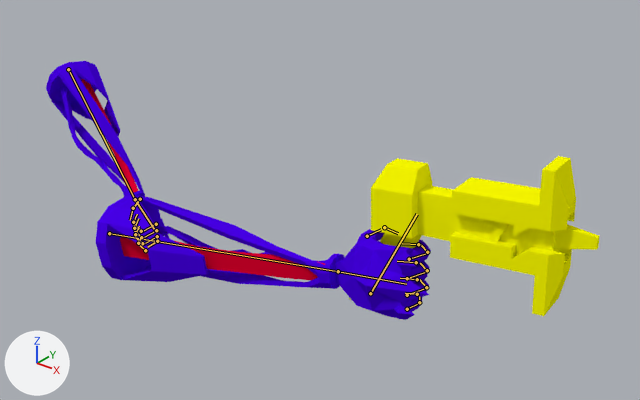
An edit to the Blender file Badass_Upgrade/DESIGN/GrupoA/Player/Gun/Armature/Completo.blend, drawn before and after from the same camera.
Before and after are seen from a camera (50 mm lens) standing at (7.09, -8.47, 4.52) and looking at (0.97, -0.83, -0.22). Arrows for +X, +Y and +Z are at lower left; the lights stay in place. Both versions are drawn at frame 155 of the action 'Armature.001Action.001'; the numbers are the values there. The bones that bend it are drawn over the model as lines.

Names of what the first picture shows: 'Cube.005', 'Gun', 'RArm'.
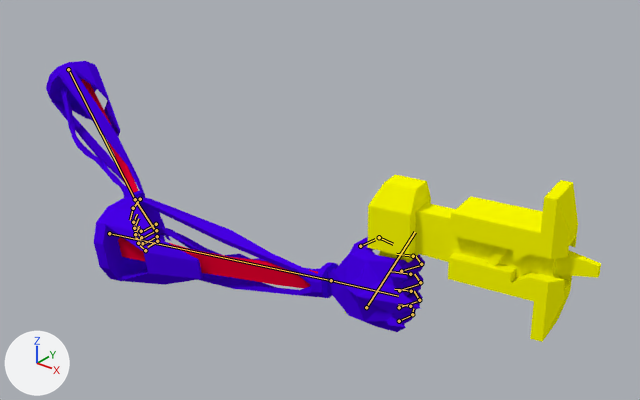
Location of each change, (x1, y1, x2, y2) in pixels of the pictures (640 x 400 px):
```json
{"object": "Gun", "change": "posed", "before": [349, 156, 600, 316], "after": [344, 175, 601, 342]}
{"object": "RArm", "change": "posed", "before": [96, 196, 431, 320], "after": [94, 196, 425, 332], "on screen": "10% taller"}
{"bone": "Bone", "before": "(109, 233) to (338, 271)", "after": "(109, 233) to (331, 280)"}
{"bone": "Bone", "before": "(370, 293) to (417, 214)", "after": "(366, 307) to (415, 232)"}
```

Edits to the scene script, one JSON object a line:
```json
{"block": "bone_bone", "where": "bone_bone = bpy.data.objects['Armature'].pose.bones['Bone']"}
{"op": "set", "path": "bone_bone.rotation_quaternion", "old": "(0.995, -0.069, 0.021, 0.066)", "new": "(0.997, -0.046, 0.02, 0.061)", "note": "degrees (-8, 3, 7) -> degrees (-5, 3, 7)"}
{"block": "bone_bone_", "where": "bone_bone_ = bpy.data.objects['Armature.001'].pose.bones['Bone']"}
{"op": "set", "path": "bone_bone_.location", "old": "(-1.893, -0.512, 0.922)", "new": "(-1.81, -0.527, 1.079)"}
{"op": "set", "path": "bone_bone_.rotation_quaternion", "old": "(0.997, -0.061, 0.038, 0.037)", "new": "(0.998, -0.044, 0.047, 0.017)", "note": "degrees (-7, 5, 4) -> degrees (-5, 6, 2)"}
```
